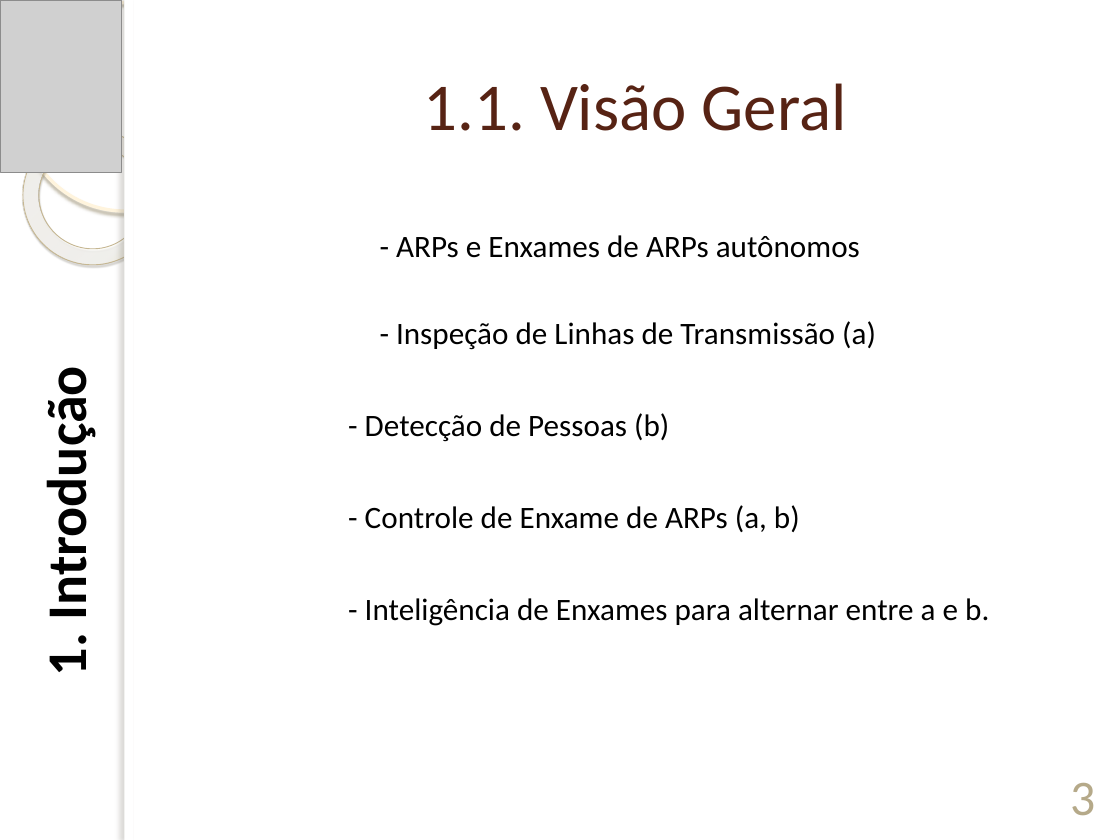
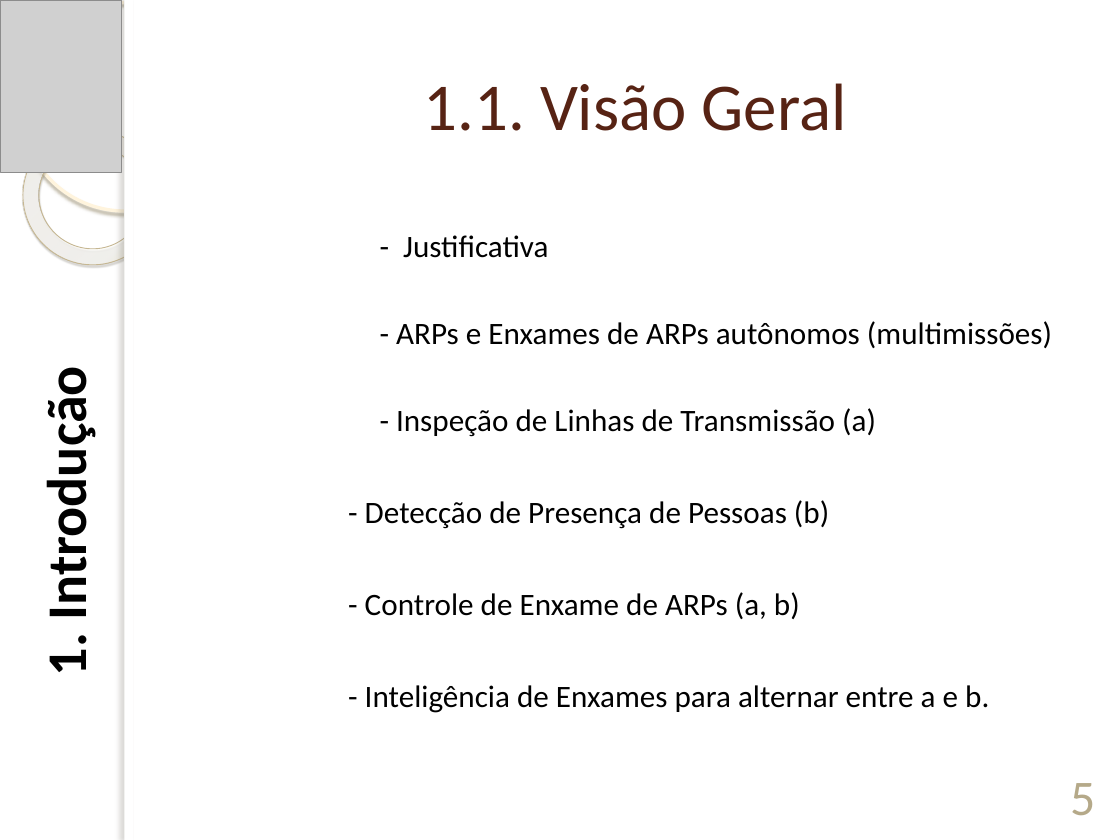
Before and after one commit to wanderok/Doutorado, a slide deck: slide 5 of 28-EXAME_DE_QUALIFICACAO/01-DefesaExameQualificacao/ExameDeQualificacao-WanderMMartins.pptx (slide 3 before the commit). Drawn at 1120x840 pixels with LibreOffice and Linux fonts; fonts in the diff are those of the drawing; grey boxes stand for pictures; background and template pictures are left out. Boxes give left, top, right and bottom in pixels: in the first picture for what was removed or moved away, otherwise in the second. Text is boxed around its words. In the diff, an @@ line names an element or a change of style, - is before the commit and + after.

```diff
--- a/28-EXAME_DE_QUALIFICACAO/01-DefesaExameQualificacao/ExameDeQualificacao-WanderMMartins.pptx
+++ b/28-EXAME_DE_QUALIFICACAO/01-DefesaExameQualificacao/ExameDeQualificacao-WanderMMartins.pptx
@@ text at (x1=396, y1=235, x2=1052, y2=348): text changed @@
-    - ARPs e Enxames de ARPs autônomos
+    - Justificativa
+    - ARPs e Enxames de ARPs autônomos (multimissões)
@@ text at (x1=365, y1=500, x2=829, y2=529): text changed @@
-  - Detecção de Pessoas (b)
+  - Detecção de Presença de Pessoas (b)
@@ page number at (x1=1070, y1=783, x2=1095, y2=815): text changed @@
-3
+5
```
Also in this commit, not shown: 7 other slides changed, 2 slides added, 2 other files.
